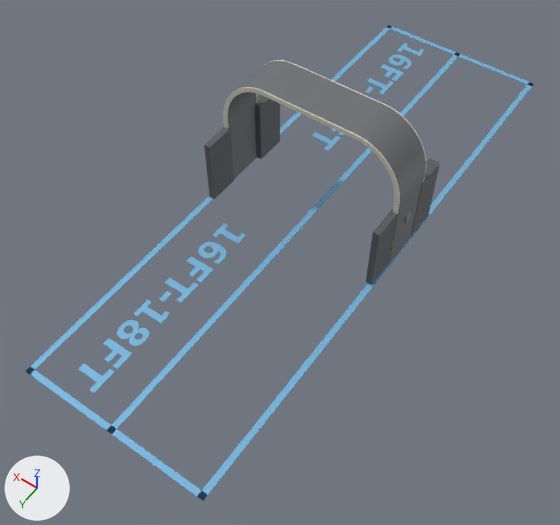
The glTF model public/colibri-xl.glb as it was, and as the next commit left it.
Camera for both pictures: a 50 mm lens placed at (-5.71, 15.65, 12.07), pointed at (-0.3, 8.08, 0.17). Arrows for +X, +Y and +Z are at lower left; the lights stay in place. The first picture is the older version.

Names of what the first picture shows: 'arch_shell', 'arch_trim_back', 'label_far_end', 'label_near_end', 'lane_centre', 'lane_far_end', 'lane_left', 'lane_right', 'wing_1', 'wing_2', 'wing_3', 'wing_4' and 3 more.
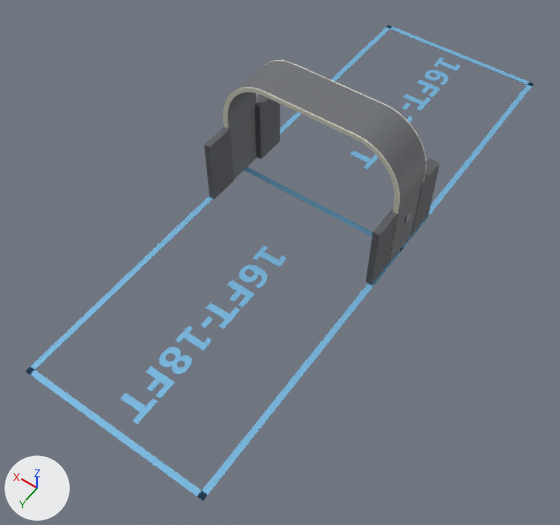
Commit message: Shop preview: marker line across the lane at its midpoint
Replaces the lengthwise centre line; the 16FT-18FT labels go back to
the middle of each end zone.

Where the change shows, as pixel boxes (x1, y1, x2, y2) in the pictures (560 x 525 px):
'label_far_end', moved
    before: (78, 223, 245, 393)
    after: (120, 246, 286, 424)
'lane_centre', deleted
    before: (109, 53, 459, 434)
'label_near_end', moved
    before: (312, 43, 424, 151)
    after: (350, 57, 460, 170)
'lane_mid', added
    after: (244, 167, 403, 252)

What changed in the scene script:
```text
Change me_label_near_end:
    used by ob_label_near_end; location = (0.0, 0.0, 0.0)
    remove me_label_near_end.from_pydata(...)  # 350 vertices, 676 faces; spans x 0.72..1.31, y 0.39..4.79, z 0.0..0.01
    add me_label_near_end.from_pydata(...)  # 350 vertices, 676 faces; spans x -0.29..0.29, y 0.39..4.79, z 0.0..0.01
    me_label_near_end part 1: the whole mesh is moved by (-1.01, 0.0, 0.0)
Change me_label_far_end:
    used by ob_label_far_end; location = (0.0, 0.0, 0.0)
    remove me_label_far_end.from_pydata(...)  # 350 vertices, 676 faces; spans x 0.72..1.31, y 7.8..12.21, z 0.0..0.01
    add me_label_far_end.from_pydata(...)  # 350 vertices, 676 faces; spans x -0.29..0.29, y 7.8..12.21, z 0.0..0.01
    me_label_far_end part 2: the whole mesh is moved by (-1.01, 0.0, 0.0)
Add me_lane_mid:
    me_lane_mid.from_pydata([(-2.03, 6.36, 0.0), (-2.03, 6.24, 0.0), (-2.03, 6.36, 0.01), (-2.03, 6.24, 0.01), (2.03, 6.36, 0.0), (2.03, 6.24, 0.0), (2.03, 6.36, 0.01), (2.03, 6.24, 0.01)], [], [(1, 3, 0), (4, 1, 0), (0, 3, 2), (2, 4, 0), (1, 7, 3), (5, 1, 4), (5, 7, 1), (3, 7, 2), (6, 4, 2), (2, 7, 6), (6, 5, 4), (7, 5, 6)])
    me_lane_mid.materials.append(mat_material_4)  # blue #76b4db
Remove ob_lane_centre:
    ob_lane_centre = bpy.data.objects.new('lane_centre', me_lane_centre)
    ob_lane_centre.location = (0.0, 0.0, 0.0)
Add ob_lane_mid:
    ob_lane_mid = bpy.data.objects.new('lane_mid', me_lane_mid)
    ob_lane_mid.location = (0.0, 0.0, 0.0)
```
